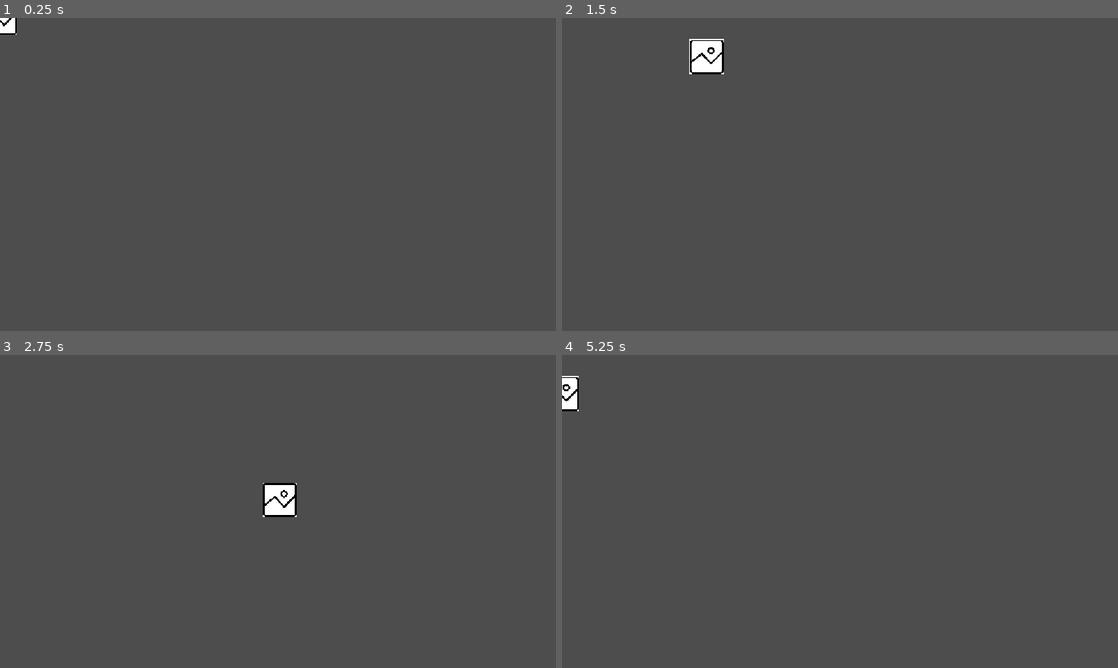
Above: before the commit, frames 1-4 (two rows, left to right).
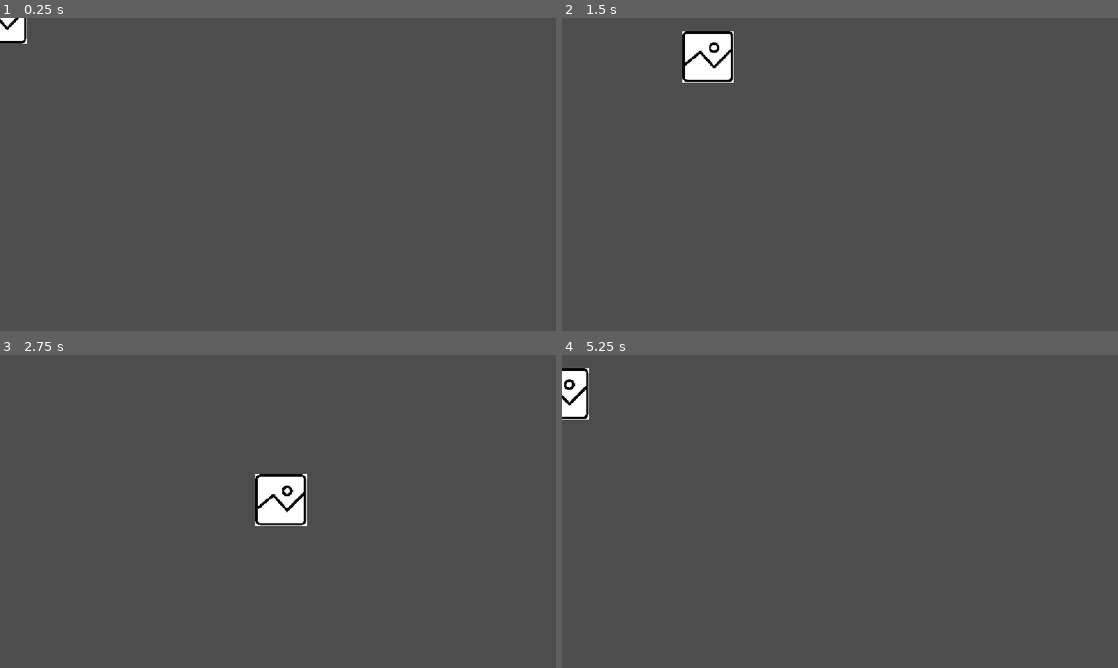
Above: after the commit, the same moments.

Repository: axxel-otl/placeholder
Game: Godot game, scene res://main.tscn
Same seed, same stepped clock (60 frames per second), same inputs: the game is played once before the commit and once after it.
Inputs:
- Up to frame 1 (0.25 s): no input
- Up to frame 2 (1.5 s): tap Enter at 0.5 s; hold Right (ui_right) 0.53-1.28 s; hold Down (ui_down) from 1.28 s (still down)
- Up to frame 3 (2.75 s): release Down (ui_down) at 2.03 s; hold Right (ui_right) from 2.03 s (still down)
- Up to frame 4 (5.25 s): release Right (ui_right) at 2.78 s; hold Up (ui_up) 2.78-3.53 s; hold Left (ui_left) 3.53-5.03 s; hold Down (ui_down) from 5.03 s (still down)

The runs differ from the first frame. In frame 1, 0.3% of the frame differs, in the area x 0-5%, y 0-9%; in frame 2, 1.1%; in frame 3, 1.2%, in the area x 45-56%, y 38-55%; in frame 4, 0.6%.

Commit message:
fix(./{main.tscn,player.gd,project.godot,{Player,object}.jpg.{import,}}): Fix the PickBox (I don't know how) and rename some objects

Diff:
--- a/main.tscn
+++ b/main.tscn
@@ -1,13 +1,39 @@
 [gd_scene format=3 uid="uid://dqh1tbmjjymgj"]
 
 [ext_resource type="Script" uid="uid://dpag2kjscpvig" path="res://player.gd" id="1_0xm2m"]
-[ext_resource type="Texture2D" uid="uid://dhjyofxc2sa1p" path="res://Prota.jpg" id="2_h2yge"]
+[ext_resource type="Texture2D" uid="uid://dhjyofxc2sa1p" path="res://Player.jpg" id="2_0xm2m"]
+[ext_resource type="Texture2D" uid="uid://cm4k23xh0511v" path="res://object.jpg" id="3_h2yge"]
 
-[node name="Node2D" type="Node2D" unique_id=935272072]
+[sub_resource type="RectangleShape2D" id="RectangleShape2D_miocd"]
 
-[node name="Player" type="CharacterBody2D" parent="." unique_id=1697957839]
+[sub_resource type="CircleShape2D" id="CircleShape2D_s5l70"]
+
+[node name="Node2D" type="Node2D" unique_id=448943906]
+
+[node name="Player" type="CharacterBody2D" parent="." unique_id=176937556]
+position = Vector2(1, 0)
 script = ExtResource("1_0xm2m")
 
-[node name="Sprite2D" type="Sprite2D" parent="Player" unique_id=1120231482]
-scale = Vector2(0.2, 0.2)
-texture = ExtResource("2_h2yge")
+[node name="Sprite2D" type="Sprite2D" parent="Player" unique_id=469844967]
+position = Vector2(1, 0)
+scale = Vector2(0.3, 0.3)
+texture = ExtResource("2_0xm2m")
+
+[node name="PickBox" type="Area2D" parent="Player" unique_id=919944038]
+
+[node name="CollisionShape2D" type="CollisionShape2D" parent="Player/PickBox" unique_id=854777857]
+scale = Vector2(7, 7)
+shape = SubResource("RectangleShape2D_miocd")
+
+[node name="Coin" type="Area2D" parent="." unique_id=1339180829 groups=["coin"]]
+position = Vector2(354, -117)
+
+[node name="Sprite2D" type="Sprite2D" parent="Coin" unique_id=217265888]
+scale = Vector2(0.1, 0.1)
+texture = ExtResource("3_h2yge")
+
+[node name="CollisionShape2D" type="CollisionShape2D" parent="Coin" unique_id=937165753]
+scale = Vector2(2, 2)
+shape = SubResource("CircleShape2D_s5l70")
+
+[connection signal="area_entered" from="Player/PickBox" to="Player" method="_on_pick_box_area_entered"]
--- a/player.gd
+++ b/player.gd
@@ -1,6 +1,11 @@
 extends CharacterBody2D
 
-func _physics_process(delta):
+func _physics_process(delta: float) -> void:
 	var input_direction = Input.get_vector("ui_left", "ui_right", "ui_up", "ui_down")
-	velocity = input_direction *400
+	velocity = input_direction * 400
 	move_and_slide()
+
+
+func _on_pick_box_area_entered(area: Area2D) -> void:
+	if area.is_in_group("coin"):
+		area.queue_free()
--- a/project.godot
+++ b/project.godot
@@ -20,6 +20,10 @@
 window/stretch/mode="canvas_items"
 window/stretch/aspect="expand"
 
+[global_group]
+
+coin=""
+
 [physics]
 
 3d/physics_engine="Jolt Physics"
Renamed: Prota.jpg -> Player.jpg
Not shown, added: Player.jpg.import
Binary file added: object.jpg
Not shown, changed: object.jpg.import
